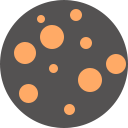
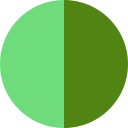
Before/after of a 128 x 128 layered artwork. What changed in the layer stack:
renamed "Эллипс 2" to "Фигура 1", painted on it over [0, 0, 126, 128]
painted on "Эллипс 1", unmasked it over [0, 0, 128, 128]
